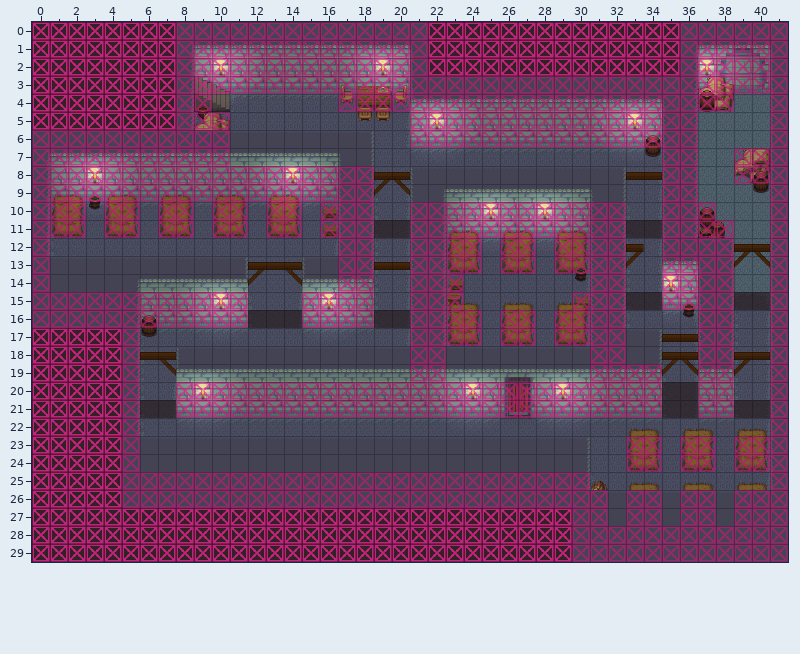
Two versions of a level (Tiled map, maps/goldenfields/casern_cellar.tmx). Above, as it was before the edit.
Cells are 32x32 px. Shown: x 0..41, y 0..29.
After the commit:
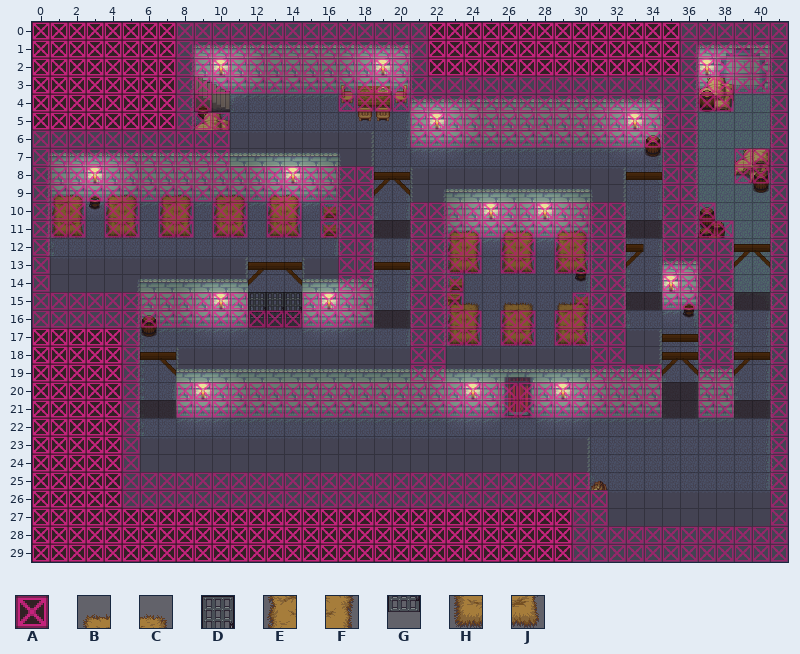
Key: from "collision": A 1; from "dungeon": B 63, C 64, D 65, E 76, F 77, G 78, H 89, J 90.
_ is an empty cell.
See-through tiles are keyed as they look on the map.
The commit says: Modify casern cellar to have a prison cell
The edit:
Layer "Decor":
y 22: x 33..34 BC -> __; x 36..37 BC -> __; x 39..40 BC -> __
y 23: x 33..34 EF -> __; x 36..37 EF -> __; x 39..40 EF -> __
y 24: x 33..34 HJ -> __; x 36..37 HJ -> __; x 39..40 HJ -> __
Layer "Decor2":
y 15: x 12..14 ___ -> DDD
y 16: x 12..14 ___ -> GGG
Layer "Over":
y 25: x 33..34 BC -> __; x 36..37 BC -> __; x 39..40 BC -> __
Layer "Collision":
y 16: x 12..14 ___ -> AAA
y 23..24: x 33..34 AA -> __; x 36..37 AA -> __; x 39..40 AA -> __
y 26..27: x 33..34 AA -> __; x 36..37 AA -> __; x 39..40 AA -> __
